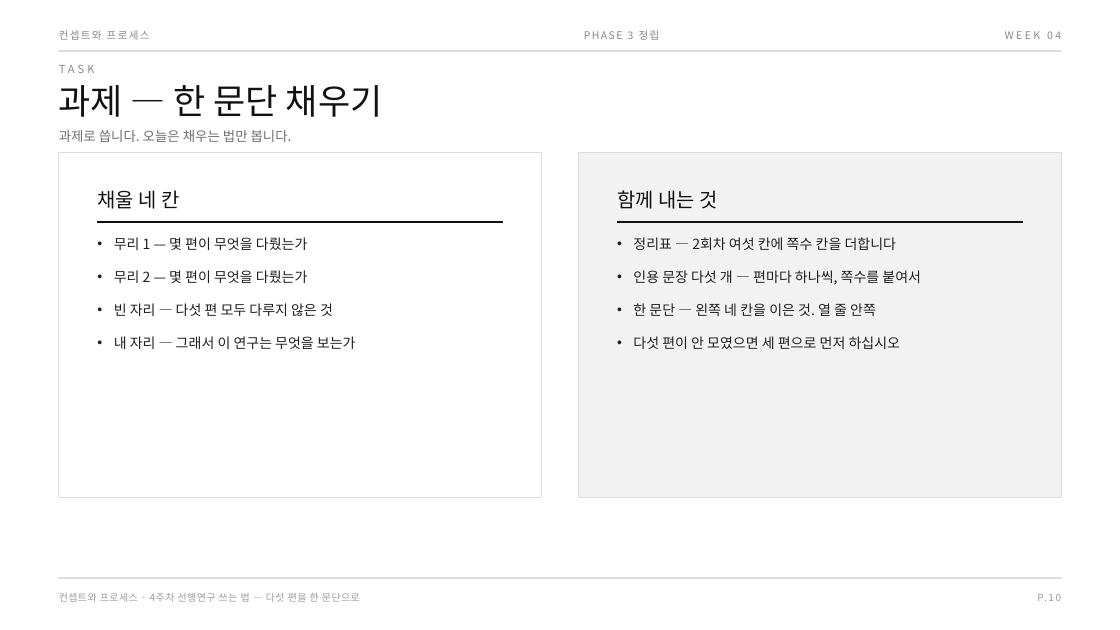
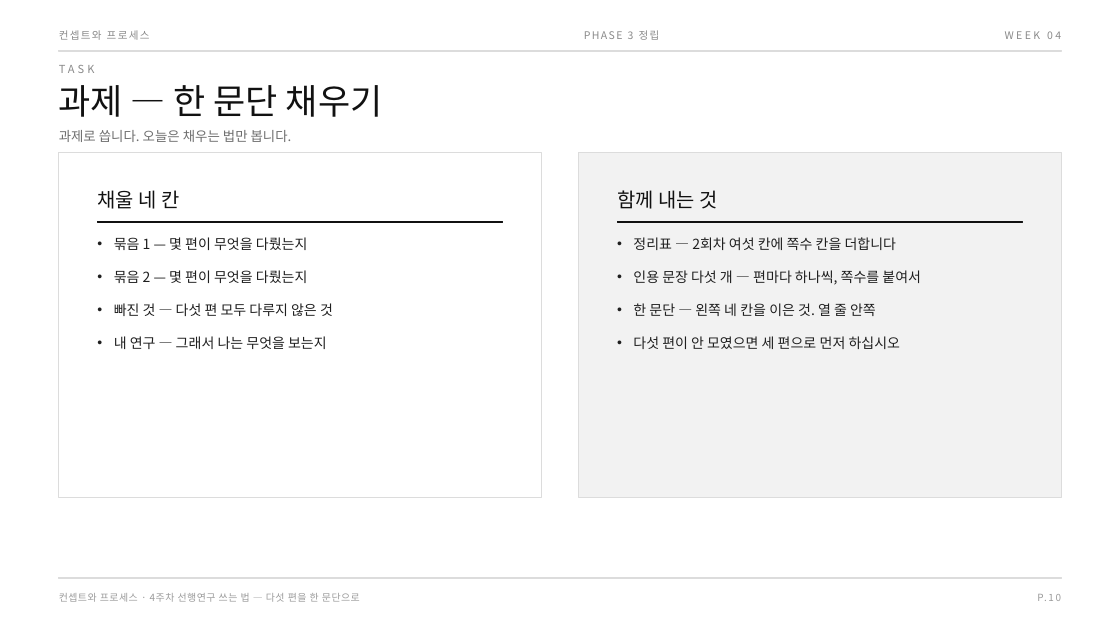
Before and after one commit to design-eng/MIN.D, a slide deck: slide 16 of dist/weeks-대학원/컨셉트와프로세스_04주차_선행연구쓰는법.pptx. Drawn at 1120x630 pixels with LibreOffice and Linux fonts; fonts in the diff are those of the drawing. Boxes give left, top, right and bottom in pixels: in the first picture for what was removed or moved away, otherwise in the second. Text is boxed around its words. In the diff, an @@ line names an element or a change of style, - is before the commit and + after.

```diff
--- a/dist/weeks-대학원/컨셉트와프로세스_04주차_선행연구쓰는법.pptx
+++ b/dist/weeks-대학원/컨셉트와프로세스_04주차_선행연구쓰는법.pptx
@@ text at [114,237,333,349]: text changed @@
-• 무리 1 — 몇 편이 무엇을 다뤘는가
-• 무리 2 — 몇 편이 무엇을 다뤘는가
-• 빈 자리 — 다섯 편 모두 다루지 않은 것
-• 내 자리 — 그래서 이 연구는 무엇을 보는가
+• 묶음 1 — 몇 편이 무엇을 다뤘는지
+• 묶음 2 — 몇 편이 무엇을 다뤘는지
+• 빠진 것 — 다섯 편 모두 다루지 않은 것
+• 내 연구 — 그래서 나는 무엇을 보는지
```
Also in this commit, not shown: 15 other slides changed, 4 other files.
